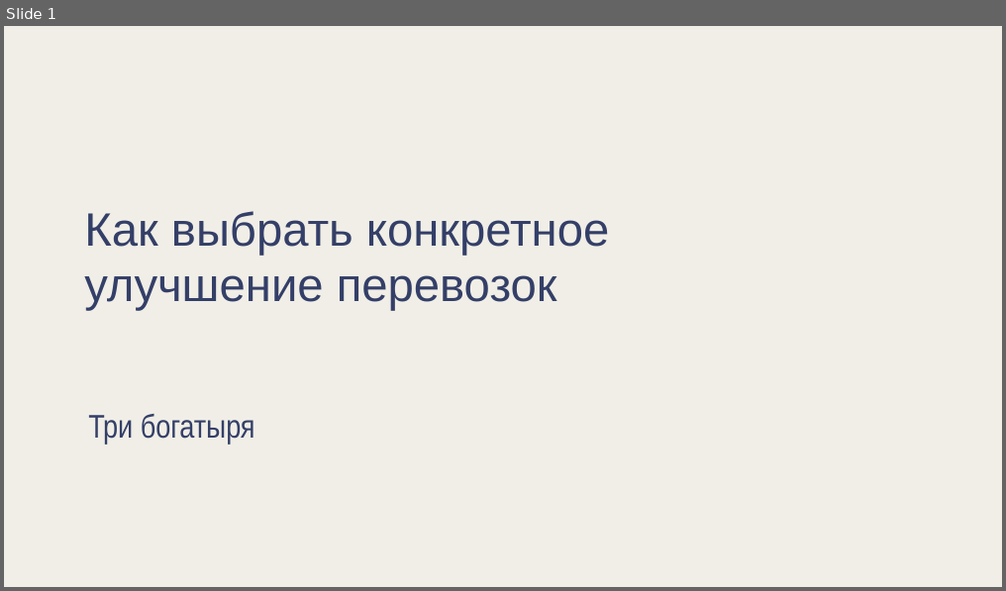
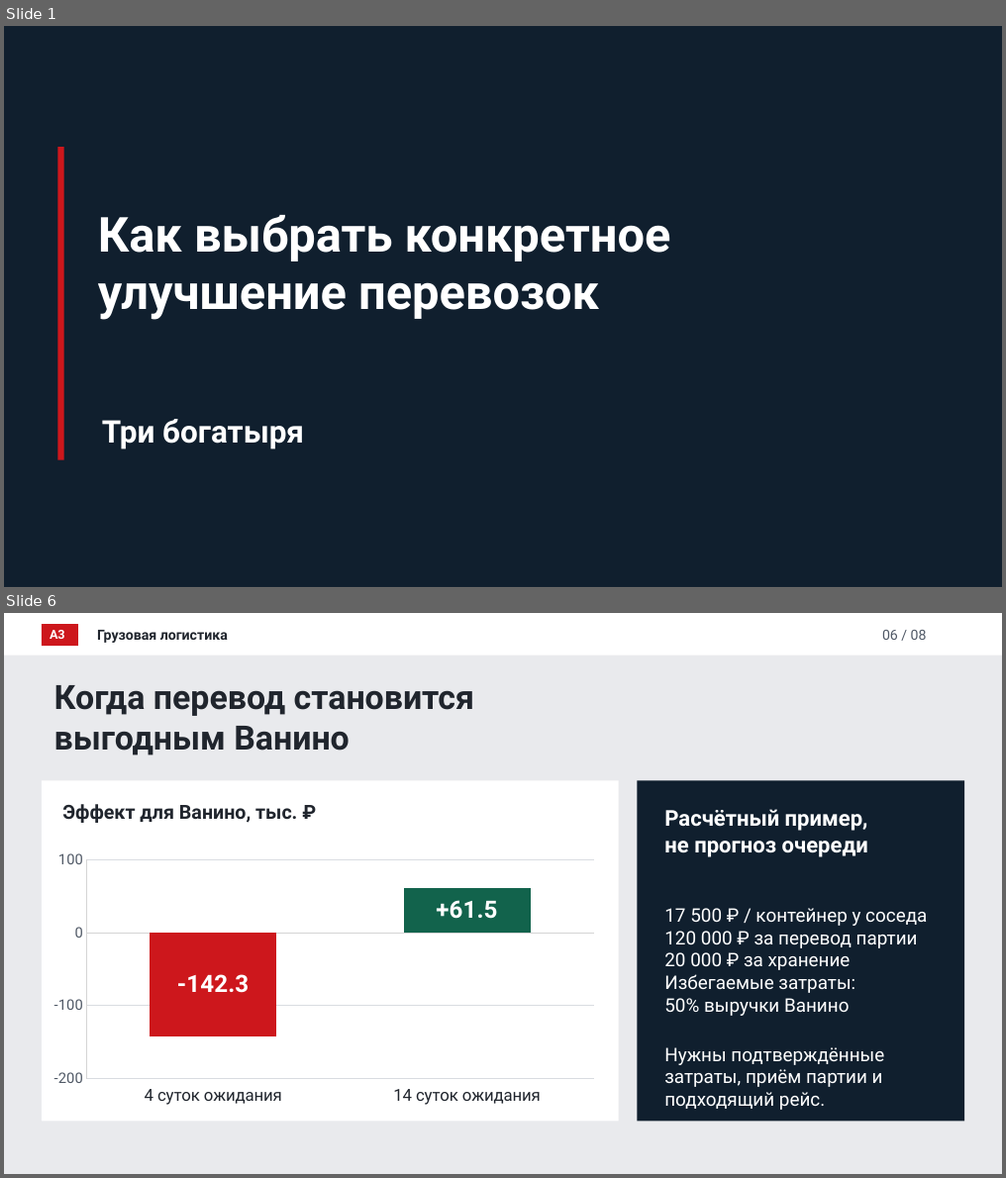
Before and after one commit to iszenzi/case-championship-hackathon-3-case, a slide deck: presentation/Vanino_Object_Motion.pptx. Shown one above the other, each under a label of ours: slide 1 before the commit, slides 1 and 6 after it; the slides between them are not shown. The pictures are 1006x591 and 1006x1178 pixels, drawn with LibreOffice and Linux fonts; fonts in the diff are those of the drawing. Boxes give left, top, right and bottom in pixels: in the first picture for what was removed or moved away, otherwise in the second. Text is boxed around its words. In the diff, an @@ line names an element or a change of style, - is before the commit and + after.

```diff
--- a/presentation/Vanino_Object_Motion.pptx
+++ b/presentation/Vanino_Object_Motion.pptx
@@ slide 6 added at (4, 613, 1002, 1174), background #E9EAED @@
@@ rectangle added at (4, 613, 1002, 655), fill #FFFFFF @@
@@ rectangle added at (42, 624, 78, 646), fill #CD171C @@
@@ text added at (50, 630, 65, 639), 12 pt, text #FFFFFF, bold @@
+А3
@@ text added at (97, 630, 228, 643), 13.5 pt, text #20252D, bold @@
+Грузовая логистика
@@ text added at (882, 630, 927, 640), 13.5 pt, text #505966 @@
+06 / 08
@@ text added at (54, 685, 474, 756), 32.2 pt, text #20252D, bold @@
+Когда перевод становится
+выгодным Ванино
@@ rectangle added at (42, 780, 619, 1121), fill #FFFFFF @@
@@ rectangle added at (638, 780, 965, 1121), fill #101F2E @@
@@ text added at (62, 804, 297, 823), 18.8 pt, text #20252D, bold @@
+Эффект для Ванино, тыс. ₽
@@ text added at (664, 809, 868, 858), 21 pt, text #FFFFFF, bold @@
+Расчётный пример,
+не прогноз очереди
@@ column chart added at (43, 845, 605, 1110) @@
+categories: 4 суток ожидания, 14 суток ожидания
+Series 1: -142.3, 61.5
@@ text added at (664, 908, 927, 1016), 18 pt, text #FFFFFF @@
+17 500 ₽ / контейнер у соседа
+120 000 ₽ за перевод партии
+20 000 ₽ за хранение
+Избегаемые затраты:
+50% выручки Ванино
@@ text added at (664, 1048, 884, 1110), 18 pt, text #FFFFFF @@
+Нужны подтверждённые затраты, приём партии и подходящий рейс.
@@ slide 1 changed as well @@
@@ background #F0EEE6 to #101F2E @@
@@ rectangle added at (57, 147, 63, 461), fill #CD171C @@
@@ text "Как выбрать конкретное": place and size @@
-text "Как выбрать конкретное" at (84, 211, 609, 311)
+text "Как выбрать конкретное" at (98, 215, 671, 320)
@@ text "Как выбрать конкретное" at (98, 215, 671, 320): size 45 to 46.5 pt, font Arial to Roboto, text colour #343F68 to #FFFFFF, bold on @@
@@ text "Три богатыря": place and size @@
-text "Три богатыря" at (88, 414, 255, 444)
+text "Три богатыря" at (102, 419, 304, 450)
@@ text "Три богатыря" at (102, 419, 304, 450): size 31.5 to 30 pt, font Arial Narrow to Roboto, text colour #343F68 to #FFFFFF, bold on @@
```
Also in this commit, not shown: 6 other slides changed, 1 slide removed, 12 other files.
